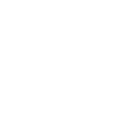
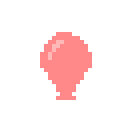
Two versions of the same layered image (w=128, h=128). Layer-by-layer changes:
"Layer 5": opacity 100% → 70%, painted on it over [40, 32, 92, 100]
